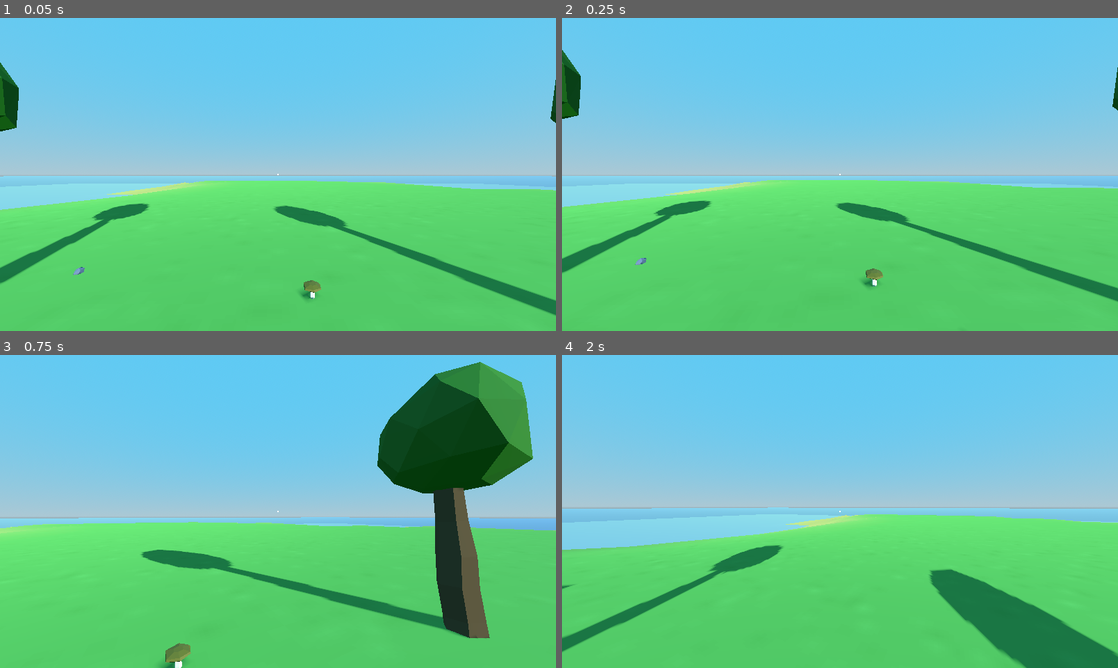
Above: before the commit, frames 1-4 (two rows, left to right).
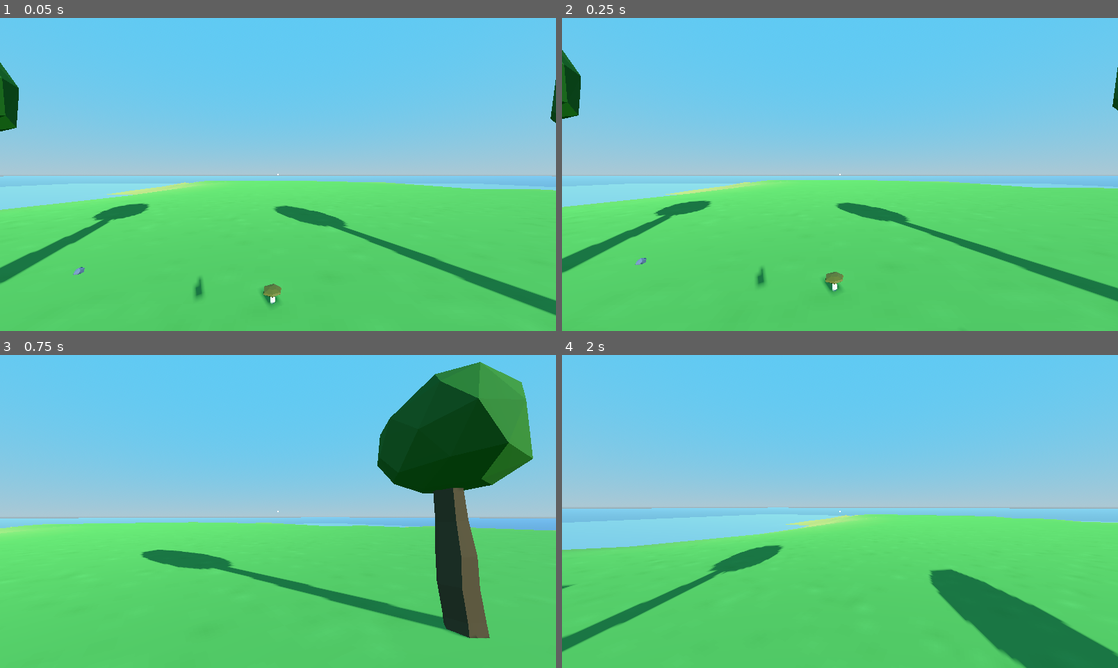
Above: after the commit, the same moments.

Repository: afarber/SurvivalGame
Game: Godot game, scene res://game/main_game.tscn
Two runs of this game, one before a commit and one after it. Both use one fixed random seed, a clock stepped at 60 frames per second and the inputs below.
Inputs (mouse positions are in pixels of both pictures, inside the frame that each line leads up to):
- Up to frame 1 (0.05 s): no input
- Up to frame 2 (0.25 s): no input
- Up to frame 3 (0.75 s): tap Enter (ui_accept) at 0.5 s; move the mouse to (305, 511) at 0.52 s; hold W (move_forward) from 0.53 s (still down); tap E (interact) at 0.6 s; click (305, 511) at 0.67 s
- Up to frame 4 (2 s): keep holding W (move_forward); tap Space (jump) at 0.77, 1.52 s; move the mouse to (812, 511) at 1.27 s; tap E (interact) at 1.35 s

The runs differ from the first frame. In frame 1, 0.4% of the frame differs, in the area x 34-58%, y 82-93%; in frame 2, 0.4%; in frame 3, 0.3%; in frame 4, nothing differs.

Commit message:
Add mushroom, fruit, flintstone

Diff:
--- a/game/configs/item_config.gd
+++ b/game/configs/item_config.gd
@@ -1,16 +1,54 @@
 class_name ItemConfig
 
 enum Keys {
+	# pickuppables
 	Stick,
 	Stone,
-	Plant
+	Plant,
+	Mushroom,
+	Fruit,
+	Log,
+	Coal,
+	Flintstone,
+	RawMeat,
+	CookedMeat,
+
+	# craftables
+	Axe,
+	Pickaxe,
+	Campfire,
+	Multitool,
+	Rope,
+	Tinderbox,
+	Torch,
+	Tent,
+	Raft
 }
 
-const ITEM_RESOURCE_PATHS := {
-	Keys.Stick: "res://resources/item_resources/stick_resource.tres",
-	Keys.Stone: "res://resources/item_resources/stone_resource.tres",
-	Keys.Plant: "res://resources/item_resources/plant_resource.tres"
+const ITEM_RESOURCES := {
+	Keys.Stick : "res://resources/items/stick_item_resource.tres",
+	Keys.Stone : "res://resources/items/stone_item_resource.tres",
+	Keys.Plant : "res://resources/items/plant_item_resource.tres",
+	Keys.Mushroom : "res://resources/items/mushroom_item_resource.tres",
+	Keys.Fruit : "res://resources/items/fruit_item_resource.tres",
+	Keys.Flintstone : "res://resources/items/flintstone_item_resource.tres",
+
+	Keys.Axe : "res://resources/items/axe_item_resource.tres",
+	Keys.Rope : "res://resources/items/rope_item_resource.tres",
+	Keys.Pickaxe : "res://resources/items/pickaxe_item_resource.tres",
+	Keys.Torch : "res://resources/items/torch_item_resource.tres",
+
+	Keys.Log : "res://resources/items/log_item_resource.tres",
+	Keys.Coal : "res://resources/items/coal_item_resource.tres",
+	Keys.RawMeat : "res://resources/items/raw_meat_item_resource.tres",
+	Keys.CookedMeat : "res://resources/items/cooked_meat_item_resource.tres",
+
+	Keys.Tent : "res://resources/items/tent_item_resource.tres",
+	Keys.Campfire : "res://resources/items/campfire_item_resource.tres",
+	Keys.Raft : "res://resources/items/raft_item_resource.tres",
+	Keys.Multitool : "res://resources/items/multitool_item_resource.tres",
+	Keys.Tinderbox : "res://resources/items/tinderbox_item_resource.tres"
 }
 
-static func get_resource(key: Keys) -> ItemResource:
-	return load(ITEM_RESOURCE_PATHS.get(key))
+static func get_item_resource(item_key:Keys) -> ItemResource:
+	return load(ITEM_RESOURCES[item_key])
--- /dev/null
+++ b/items/interactables/pickupable_flintstone.tscn
@@ -0,0 +1,19 @@
+[gd_scene load_steps=4 format=3 uid="uid://ceujswcfaq8f6"]
+
+[ext_resource type="PackedScene" uid="uid://4b3yee1nroyp" path="res://items/interactables/pickupable_template.tscn" id="1_orl6q"]
+[ext_resource type="PackedScene" uid="uid://cvah2owyoineo" path="res://meshes/flintstone.tscn" id="2_qnxei"]
+
+[sub_resource type="SphereShape3D" id="SphereShape3D_nn6cc"]
+radius = 0.11
+
+[node name="PickupableFlintstone" instance=ExtResource("1_orl6q")]
+
+[node name="Pickupable" parent="." index="0"]
+item_key = 7
+prompt = "Pickup flintstone"
+
+[node name="CollisionShape3D" parent="Pickupable" index="0"]
+transform = Transform3D(1, 0, 0, 0, -4.37114e-08, -1, 0, 1, -4.37114e-08, 0, 0.0166787, 0)
+shape = SubResource("SphereShape3D_nn6cc")
+
+[node name="Flintstone" parent="." index="1" instance=ExtResource("2_qnxei")]
--- /dev/null
+++ b/items/interactables/pickupable_fruit.tscn
@@ -0,0 +1,19 @@
+[gd_scene load_steps=4 format=3 uid="uid://bea7dr2hdggho"]
+
+[ext_resource type="PackedScene" uid="uid://4b3yee1nroyp" path="res://items/interactables/pickupable_template.tscn" id="1_ly8yu"]
+[ext_resource type="PackedScene" uid="uid://c18g17hqb88e5" path="res://meshes/fruit.tscn" id="2_7k0ec"]
+
+[sub_resource type="SphereShape3D" id="SphereShape3D_nn6cc"]
+radius = 0.11
+
+[node name="PickupableFruit" instance=ExtResource("1_ly8yu")]
+
+[node name="Pickupable" parent="." index="0"]
+item_key = 4
+prompt = "Pickup fruit"
+
+[node name="CollisionShape3D" parent="Pickupable" index="0"]
+transform = Transform3D(1, 0, 0, 0, -4.37114e-08, -1, 0, 1, -4.37114e-08, 0, 0.0166787, 0)
+shape = SubResource("SphereShape3D_nn6cc")
+
+[node name="Fruit" parent="." index="1" instance=ExtResource("2_7k0ec")]
--- /dev/null
+++ b/items/interactables/pickupable_mushroom.tscn
@@ -0,0 +1,19 @@
+[gd_scene load_steps=4 format=3 uid="uid://hbitfq48m3n1"]
+
+[ext_resource type="PackedScene" uid="uid://4b3yee1nroyp" path="res://items/interactables/pickupable_template.tscn" id="1_d647u"]
+[ext_resource type="PackedScene" uid="uid://bjqpdv42r8hg7" path="res://meshes/mushroom.tscn" id="2_4d0y1"]
+
+[sub_resource type="SphereShape3D" id="SphereShape3D_nn6cc"]
+radius = 0.11
+
+[node name="PickupableMushroom" instance=ExtResource("1_d647u")]
+
+[node name="Pickupable" parent="." index="0"]
+item_key = 3
+prompt = "Pickup mushroom"
+
+[node name="CollisionShape3D" parent="Pickupable" index="0"]
+transform = Transform3D(1, 0, 0, 0, -4.37114e-08, -1, 0, 1, -4.37114e-08, 0, 0.0166787, 0)
+shape = SubResource("SphereShape3D_nn6cc")
+
+[node name="Mushroom" parent="." index="1" instance=ExtResource("2_4d0y1")]
--- /dev/null
+++ b/resources/items/flintstone_item_resource.tres
@@ -0,0 +1,11 @@
+[gd_resource type="Resource" script_class="ItemResource" load_steps=3 format=3 uid="uid://by3nfix08n7pi"]
+
+[ext_resource type="Texture2D" uid="uid://cbkggp1b6r1e5" path="res://textures/item_icons/flintstone.png" id="1_157yy"]
+[ext_resource type="Script" path="res://resources/items/item_resource.gd" id="2_5v52i"]
+
+[resource]
+script = ExtResource("2_5v52i")
+item_key = 7
+display_name = "Flintstone"
+icon = ExtResource("1_157yy")
+description = "A hard flintstone"
--- /dev/null
+++ b/resources/items/fruit_item_resource.tres
@@ -0,0 +1,11 @@
+[gd_resource type="Resource" script_class="ItemResource" load_steps=3 format=3 uid="uid://3lb3j2excn6k"]
+
+[ext_resource type="Texture2D" uid="uid://bekvipwnimlki" path="res://textures/item_icons/fruit.png" id="1_rmlc5"]
+[ext_resource type="Script" path="res://resources/items/item_resource.gd" id="2_4kyhl"]
+
+[resource]
+script = ExtResource("2_4kyhl")
+item_key = 4
+display_name = "Fruit"
+icon = ExtResource("1_rmlc5")
+description = "A tasty fruit"
--- /dev/null
+++ b/resources/items/mushroom_item_resource.tres
@@ -0,0 +1,11 @@
+[gd_resource type="Resource" script_class="ItemResource" load_steps=3 format=3 uid="uid://c50wnsru6mbnm"]
+
+[ext_resource type="Texture2D" uid="uid://cn1p0eoxxh3vb" path="res://textures/item_icons/mushroom.png" id="1_yir5o"]
+[ext_resource type="Script" path="res://resources/items/item_resource.gd" id="2_t8h7e"]
+
+[resource]
+script = ExtResource("2_t8h7e")
+item_key = 3
+display_name = "Mushroom"
+icon = ExtResource("1_yir5o")
+description = "A tasty mushroom"
--- a/resources/item_resources/plant_resource.tres
+++ b/resources/items/plant_item_resource.tres
@@ -1,7 +1,7 @@
 [gd_resource type="Resource" script_class="ItemResource" load_steps=3 format=3 uid="uid://ditp64o5u4tj2"]
 
 [ext_resource type="Texture2D" uid="uid://cnmmpt0oic4c2" path="res://textures/item_icons/plant.png" id="1_1tujk"]
-[ext_resource type="Script" path="res://resources/item_resources/item_resource.gd" id="2_86ibd"]
+[ext_resource type="Script" path="res://resources/items/item_resource.gd" id="2_86ibd"]
 
 [resource]
 script = ExtResource("2_86ibd")
--- a/resources/item_resources/stick_resource.tres
+++ b/resources/items/stick_item_resource.tres
@@ -1,7 +1,7 @@
 [gd_resource type="Resource" script_class="ItemResource" load_steps=3 format=3 uid="uid://c4thxheyciavg"]
 
 [ext_resource type="Texture2D" uid="uid://bbojqsdf33sef" path="res://textures/item_icons/stick.png" id="1_3ef5v"]
-[ext_resource type="Script" path="res://resources/item_resources/item_resource.gd" id="1_urno4"]
+[ext_resource type="Script" path="res://resources/items/item_resource.gd" id="1_urno4"]
 
 [resource]
 script = ExtResource("1_urno4")
--- a/resources/item_resources/stone_resource.tres
+++ b/resources/items/stone_item_resource.tres
@@ -1,7 +1,7 @@
 [gd_resource type="Resource" script_class="ItemResource" load_steps=3 format=3 uid="uid://0lokqxcqc3ml"]
 
 [ext_resource type="Texture2D" uid="uid://7y2o7ngkklik" path="res://textures/item_icons/stone.png" id="1_qkqdu"]
-[ext_resource type="Script" path="res://resources/item_resources/item_resource.gd" id="2_h8nlj"]
+[ext_resource type="Script" path="res://resources/items/item_resource.gd" id="2_h8nlj"]
 
 [resource]
 script = ExtResource("2_h8nlj")
--- a/stages/island.tscn
+++ b/stages/island.tscn
@@ -1,9 +1,10 @@
-[gd_scene load_steps=14 format=3 uid="uid://bkk7pn4wl3eii"]
+[gd_scene load_steps=15 format=3 uid="uid://bkk7pn4wl3eii"]
 
 [ext_resource type="PackedScene" uid="uid://k72nh4why7hu" path="res://meshes/terrain.tscn" id="1_l045f"]
 [ext_resource type="PackedScene" uid="uid://3onklf0n3c1x" path="res://meshes/tree.tscn" id="2_m4k5x"]
-[ext_resource type="PackedScene" uid="uid://bjqpdv42r8hg7" path="res://meshes/mushroom.tscn" id="3_ux0o7"]
+[ext_resource type="PackedScene" uid="uid://bea7dr2hdggho" path="res://items/interactables/pickupable_fruit.tscn" id="4_ci5tp"]
 [ext_resource type="PackedScene" uid="uid://xi47003j8e2i" path="res://items/interactables/pickupable_stick.tscn" id="4_gm4c2"]
+[ext_resource type="PackedScene" uid="uid://hbitfq48m3n1" path="res://items/interactables/pickupable_mushroom.tscn" id="4_s8jtk"]
 [ext_resource type="PackedScene" uid="uid://jkjiyapdscej" path="res://items/interactables/pickupable_stone.tscn" id="5_v2a3h"]
 [ext_resource type="PackedScene" uid="uid://ycnf5b3vfkvh" path="res://items/interactables/pickupable_plant.tscn" id="6_rpwj6"]
 [ext_resource type="PackedScene" uid="uid://c58jbhme1gwfg" path="res://actors/player/player.tscn" id="7_01fi3"]
@@ -52,11 +53,14 @@
 [node name="Tree3" parent="." instance=ExtResource("2_m4k5x")]
 transform = Transform3D(1, 0, 0, 0, 1, 0, 0, 0, 1, -3.55077, -0.0158178, 3.89382)
 
-[node name="Mushroom" parent="." instance=ExtResource("3_ux0o7")]
-transform = Transform3D(1, 0, 0, 0, 1, 0, 0, 0, 1, -3.0149, 0, 1.15651)
+[node name="PickupableMushroom" parent="." instance=ExtResource("4_s8jtk")]
+transform = Transform3D(1, 0, 0, 0, 1, 0, 0, 0, 1, -3.19265, 0, 1.10825)
 
-[node name="Mushroom2" parent="." instance=ExtResource("3_ux0o7")]
-transform = Transform3D(1, 0, 0, 0, 1, 0, 0, 0, 1, 2.1034, 0, -4.24071)
+[node name="PickupableMushroom2" parent="." instance=ExtResource("4_s8jtk")]
+transform = Transform3D(1, 0, 0, 0, 1, 0, 0, 0, 1, 1.53214, 0.0103053, -4.11591)
+
+[node name="PickupableFruit" parent="." instance=ExtResource("4_ci5tp")]
+transform = Transform3D(1, 0, 0, 0, 1, 0, 0, 0, 1, 1.81933, 1.3752, -0.932612)
 
 [node name="PickupableStick" parent="." instance=ExtResource("4_gm4c2")]
 transform = Transform3D(1, 0, 0, 0, 1, 0, 0, 0, 1, -5, 0, -1)
--- a/ui/custom_nodes/inventory_slot.gd
+++ b/ui/custom_nodes/inventory_slot.gd
@@ -38,10 +38,10 @@
 		description = null
 		return
 
-	var resource:ItemResource = ItemConfig.get_resource(item_key)
-	icon_texture_rect.texture = resource.icon
-	display_name = resource.display_name
-	description = resource.description
+	var item_resource:ItemResource = ItemConfig.get_item_resource(item_key)
+	icon_texture_rect.texture = item_resource.icon
+	display_name = item_resource.display_name
+	description = item_resource.description
 
 func _get_drag_data(at_position: Vector2) -> Variant:
 	if item_key != null:
Renamed: resources/item_resources/item_resource.gd -> resources/items/item_resource.gd
